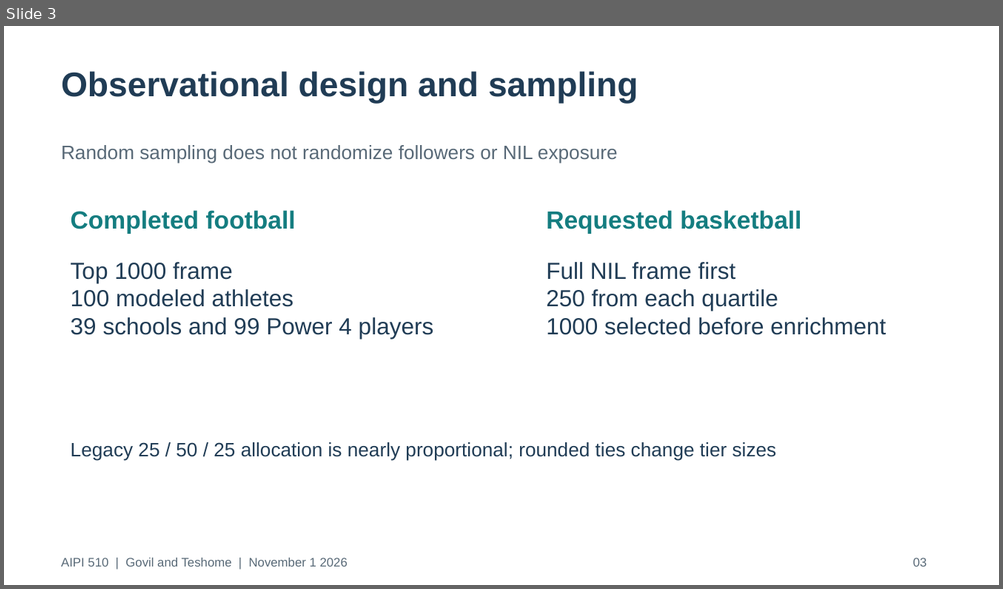
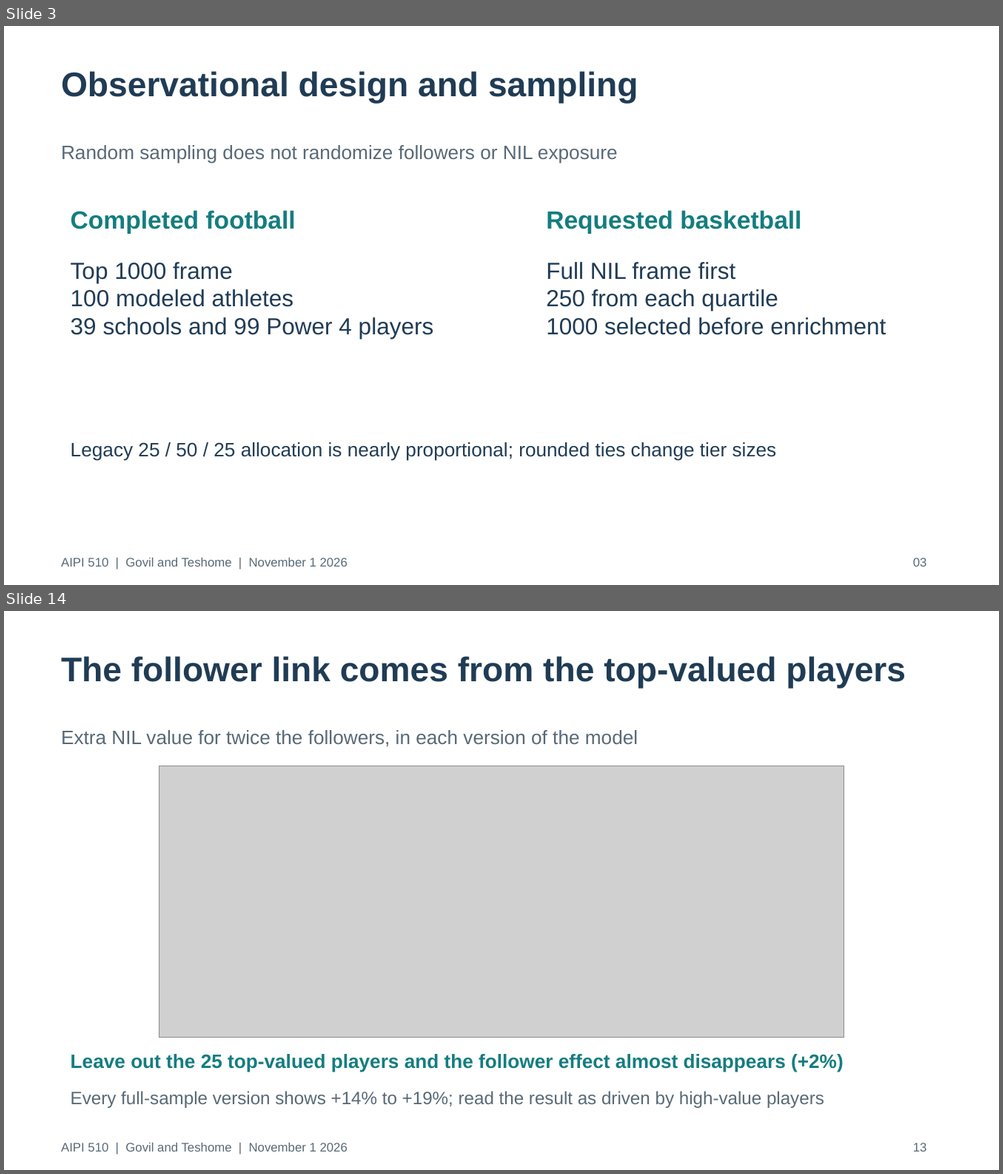
Before and after one commit to govrahul/aipi510_project2, a slide deck: deliverables/project2_presentation.pptx. Shown one above the other, each under a label of ours: slide 3 before the commit, slides 3 and 14 after it; the slides between them are not shown. The pictures are 1003x589 and 1003x1174 pixels, drawn with LibreOffice and Linux fonts; fonts in the diff are those of the drawing; grey boxes stand for pictures. Boxes give left, top, right and bottom in pixels: in the first picture for what was removed or moved away, otherwise in the second. Text is boxed around its words. In the diff, an @@ line names an element or a change of style, - is before the commit and + after.

```diff
--- a/deliverables/project2_presentation.pptx
+++ b/deliverables/project2_presentation.pptx
@@ slide 14 added at [4, 611, 999, 1170], background #FFFFFF @@
@@ text added at [61, 656, 905, 688], 33 pt, text #203C55, bold @@
+The follower link comes from the top-valued players
@@ text added at [61, 730, 637, 747], 18.8 pt, text #586977 @@
+Extra NIL value for twice the followers, in each version of the model
@@ picture added at [159, 766, 843, 1038] @@
@@ text added at [71, 1054, 843, 1072], 18.8 pt, text #147D80, bold @@
+Leave out the 25 top-valued players and the follower effect almost disappears (+2%)
@@ text added at [71, 1091, 824, 1108], 17.2 pt, text #586977 @@
+Every full-sample version shows +14% to +19%; read the result as driven by high-value players
@@ text added at [61, 1143, 347, 1152], 12 pt, text #586977 @@
+AIPI 510 | Govil and Teshome | November 1 2026
@@ text added at [913, 1143, 927, 1152], 12 pt, text #586977 @@
+13
```
Also in this commit, not shown: 4 slides changed, 10 other slides added, 2 slides removed, 43 other files.
